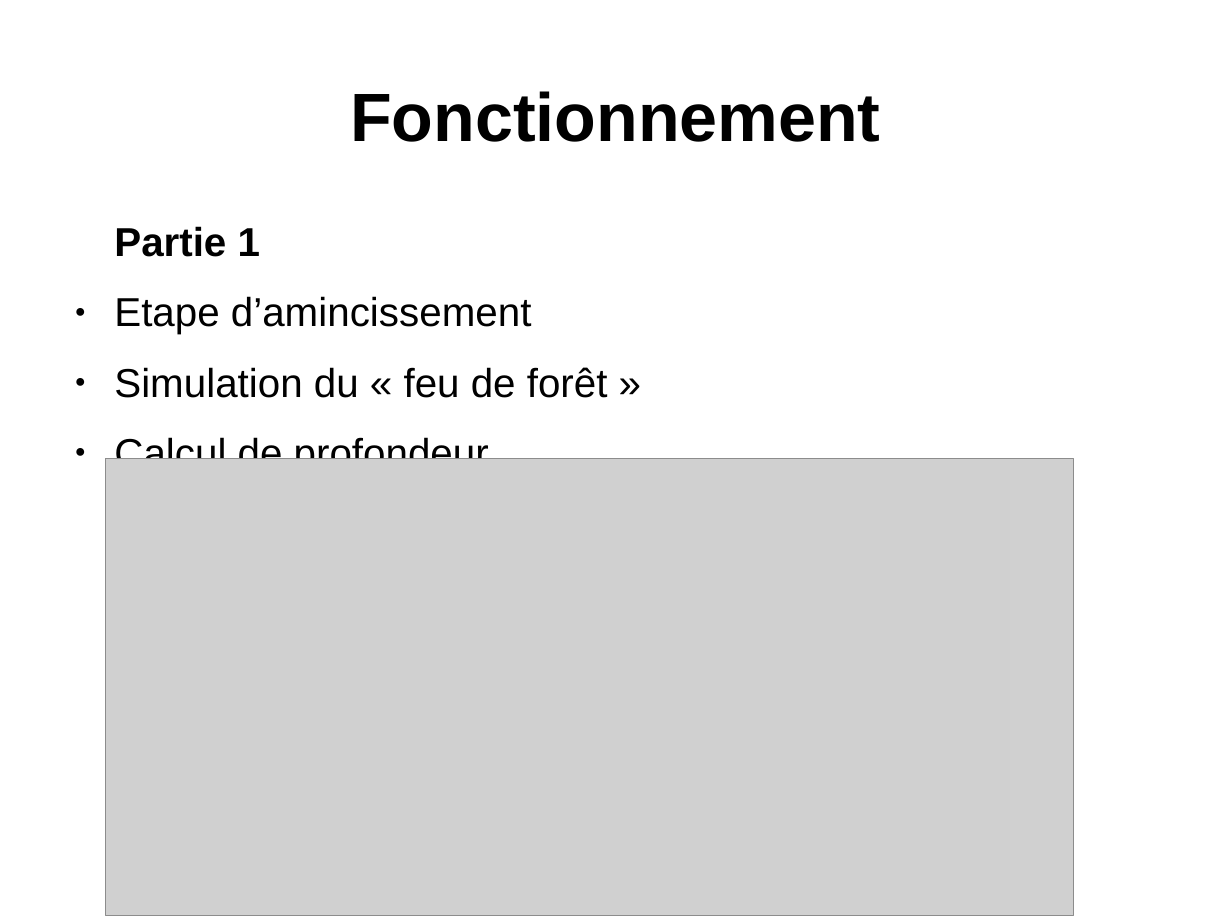
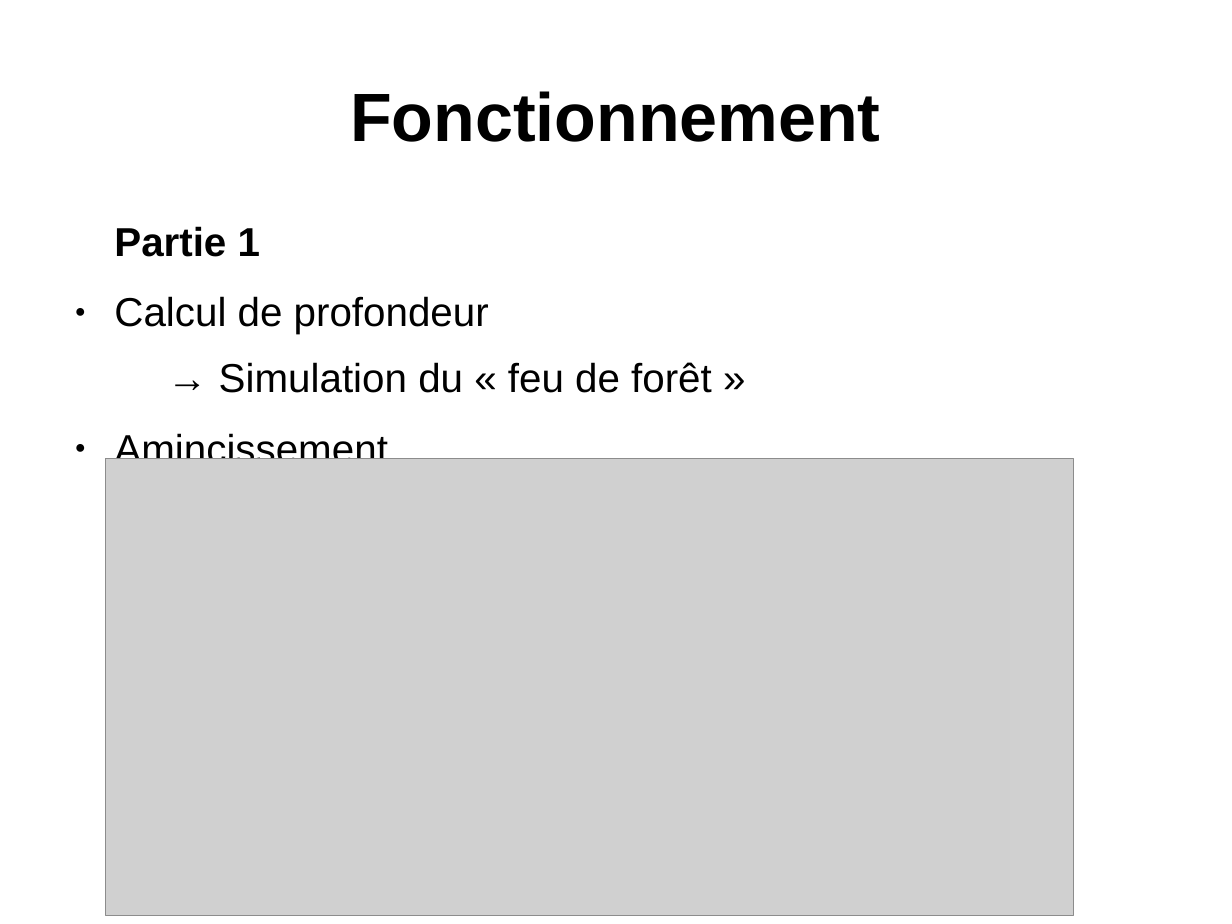
Before and after one commit to xerip/TER_squelettisation, a slide deck: slide 4 of Diaporama/Diapo_TER_MATTIOLI-DUFOIN.odp. Drawn at 1232x924 pixels with LibreOffice and Linux fonts; fonts in the diff are those of the drawing; grey boxes stand for pictures. Boxes give left, top, right and bottom in pixels: in the first picture for what was removed or moved away, otherwise in the second. Text is boxed around its words. In the diff, an @@ line names an element or a change of style, - is before the commit and + after.

```diff
--- a/Diaporama/Diapo_TER_MATTIOLI-DUFOIN.odp
+++ b/Diaporama/Diapo_TER_MATTIOLI-DUFOIN.odp
@@ text at [114,296,608,398]: paragraphs removed @@
-● Etape d’amincissement
-● Simulation du « feu de forêt »
@@ text at [114,362,712,459]: paragraphs added @@
+  → Simulation du « feu de forêt »
+● Amincissement
```
Also in this commit, not shown: 4 other slides changed, 1 slide removed, 6 other files.
